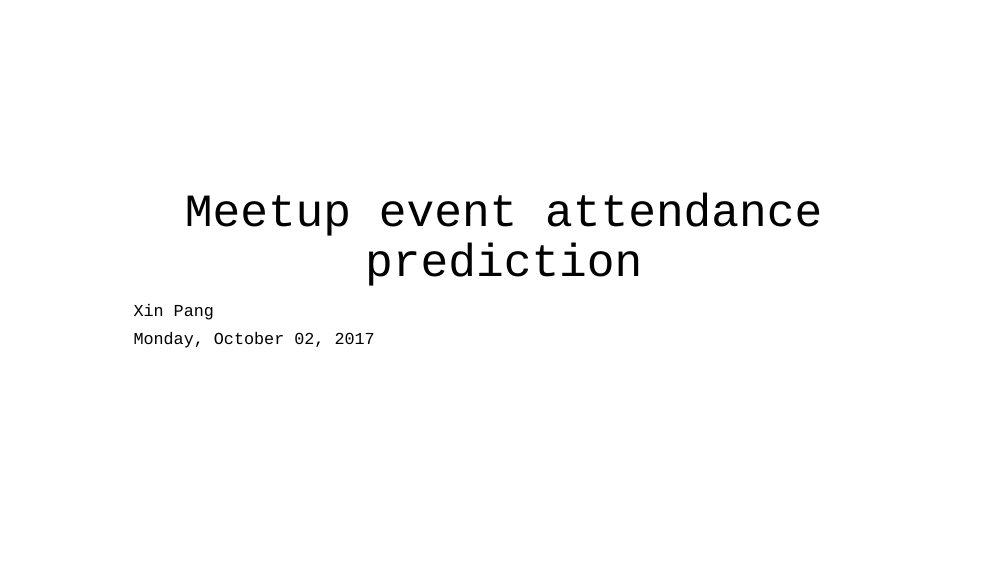
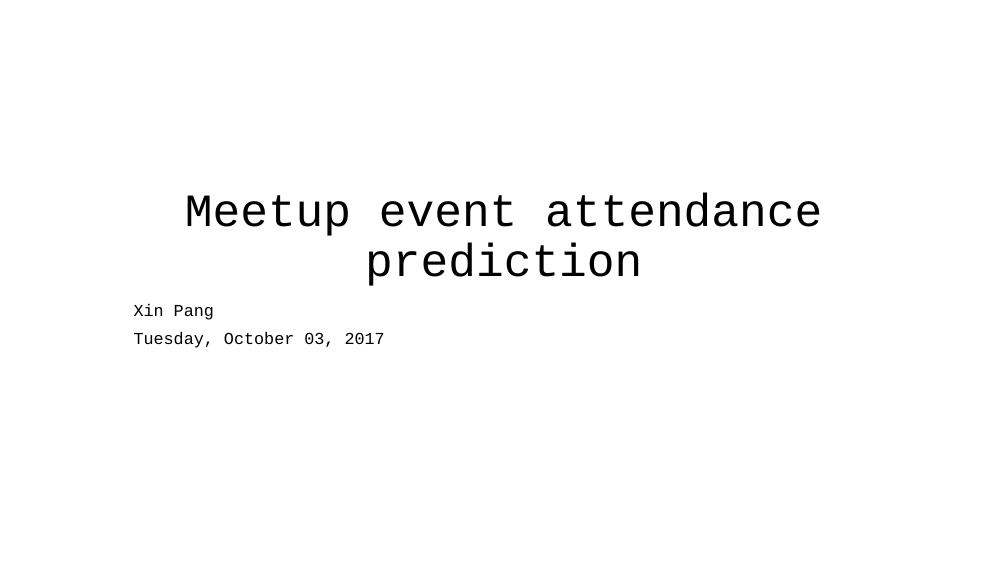
Before and after one commit to joyceXD/meetup-attendence-pred, a slide deck: slide 1 of presentation/meetup-attendance-prediction.pptx. Drawn at 1008x567 pixels with LibreOffice and Linux fonts; fonts in the diff are those of the drawing. Boxes give left, top, right and bottom in pixels: in the first picture for what was removed or moved away, otherwise in the second. Text is boxed around its words. In the diff, an @@ line names an element or a change of style, - is before the commit and + after.

```diff
--- a/presentation/meetup-attendance-prediction.pptx
+++ b/presentation/meetup-attendance-prediction.pptx
@@ subtitle at bbox=[134, 332, 385, 348]: text changed @@
-Monday, October 02, 2017
+Tuesday, October 03, 2017
```
Also in this commit, not shown: 4 other slides changed, 26 other files.
